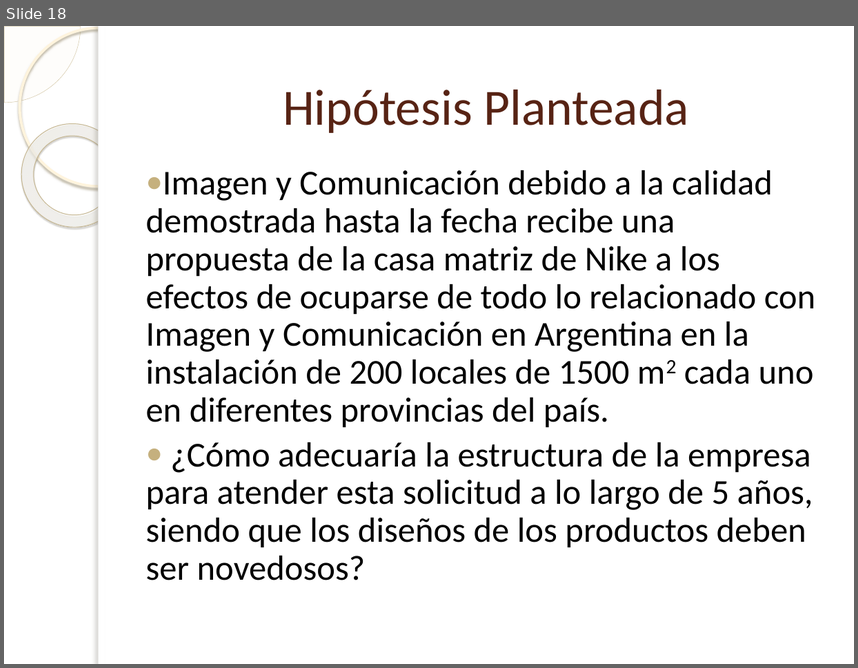
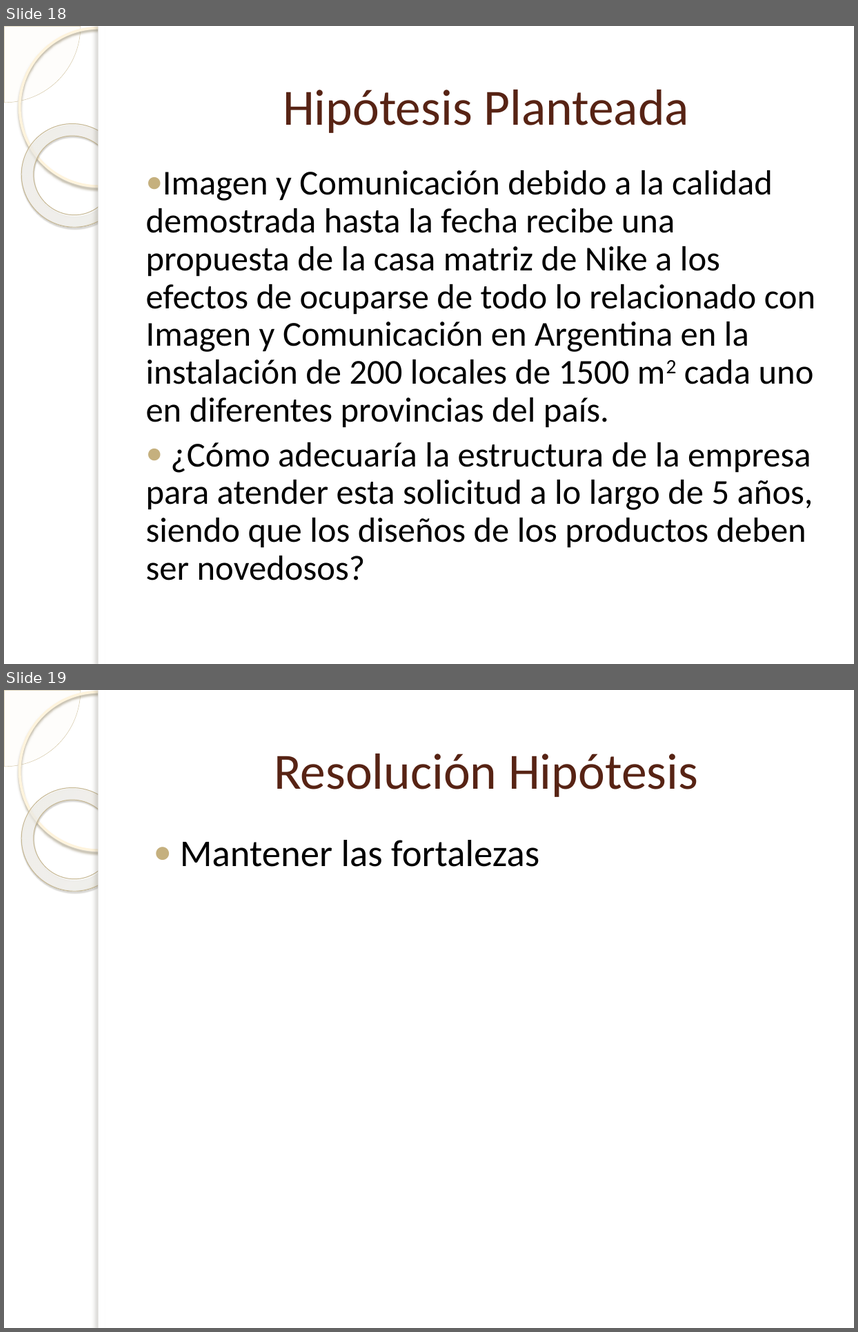
Before and after one commit to Bloodclot24/empresitas, a slide deck: Presentacion/Presentacion.pptx. Shown one above the other, each under a label of ours: slide 18 before the commit, slides 18 and 19 after it. The pictures are 858x668 and 858x1332 pixels, drawn with LibreOffice and Linux fonts; fonts in the diff are those of the drawing; background and template pictures are left out. Boxes give left, top, right and bottom in pixels: in the first picture for what was removed or moved away, otherwise in the second. Text is boxed around its words. In the diff, an @@ line names an element or a change of style, - is before the commit and + after.

```diff
--- a/Presentacion/Presentacion.pptx
+++ b/Presentacion/Presentacion.pptx
@@ slide 19 added at [4,690,854,1328], background picture (left out); not listed: 5 template elements that a slide beside it also shows @@
@@ title added at [274,753,698,797], 43 pt, text #572314 @@
+Resolución Hipótesis
@@ text added at [180,840,539,867], 32 pt, text #000000 @@
+● Mantener las fortalezas
```
Also in this commit, not shown: 3 slides changed, 7 other slides added, 1 slide removed, 5 other files.
